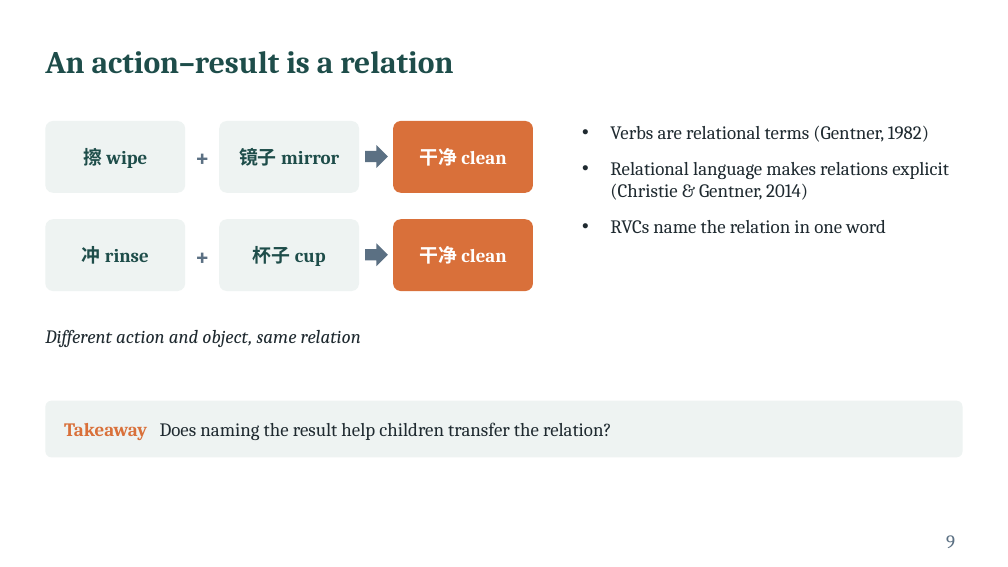
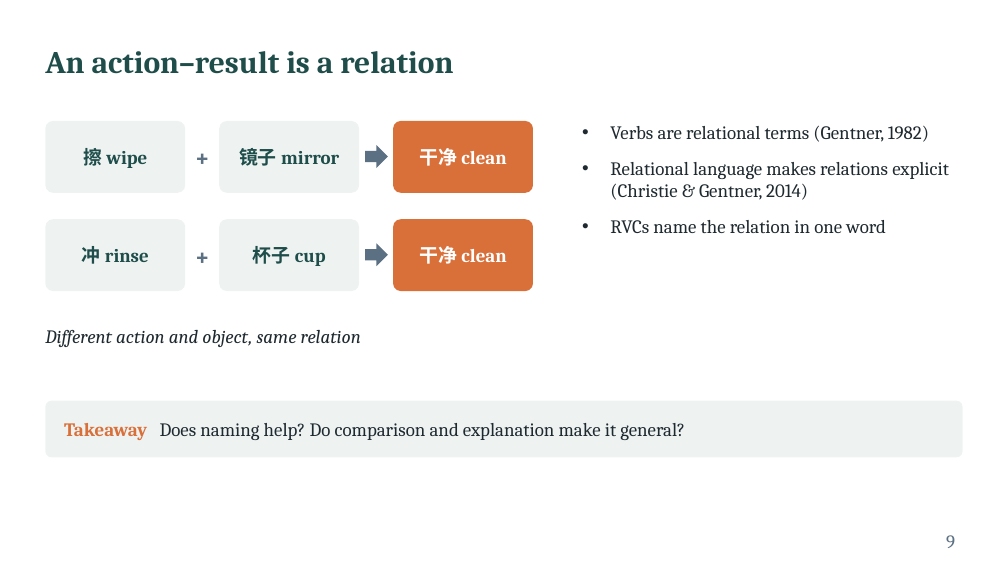
Before and after one commit to xtaoliu/claude, a slide deck: slide 9 of Liu_postdoc_interview_talk.pptx. Drawn at 1008x567 pixels with LibreOffice and Linux fonts; fonts in the diff are those of the drawing. Boxes give left, top, right and bottom in pixels: in the first picture for what was removed or moved away, otherwise in the second. Text is boxed around its words. In the diff, an @@ line names an element or a change of style, - is before the commit and + after.

```diff
--- a/Liu_postdoc_interview_talk.pptx
+++ b/Liu_postdoc_interview_talk.pptx
@@ text at <box>64,423,685,440</box>: text changed @@
-Takeaway Does naming the result help children transfer the relation?
+Takeaway Does naming help? Do comparison and explanation make it general?
```
Also in this commit, not shown: 2 other slides changed, 3 slides added, 2 slides removed, 1 other file.
